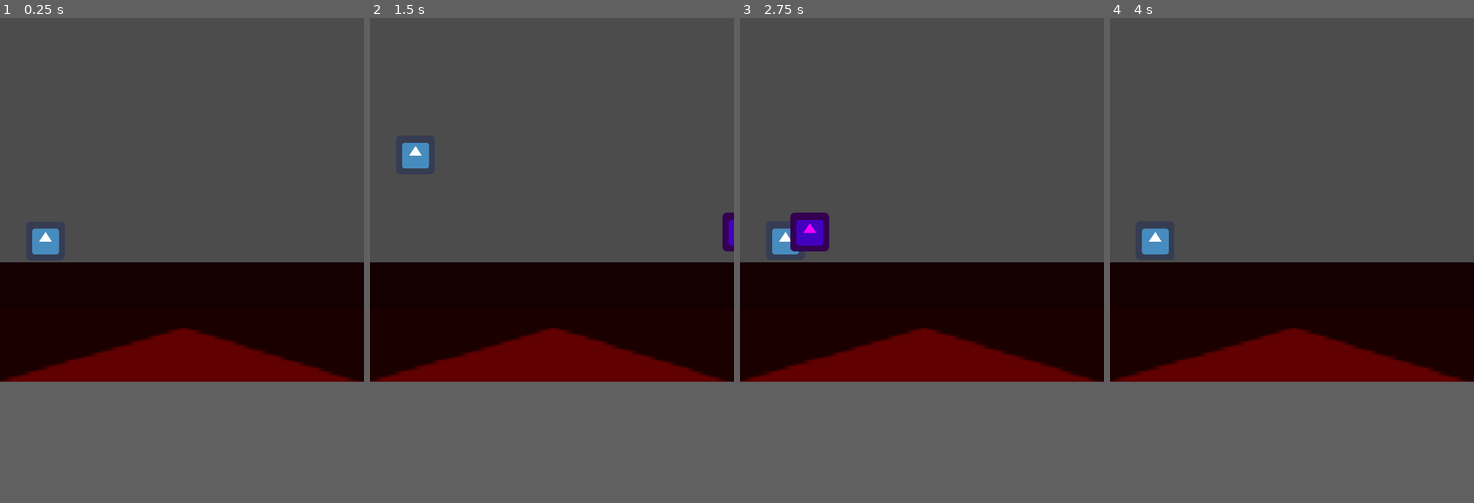
Above: before the commit, frames 1-4 (left to right).
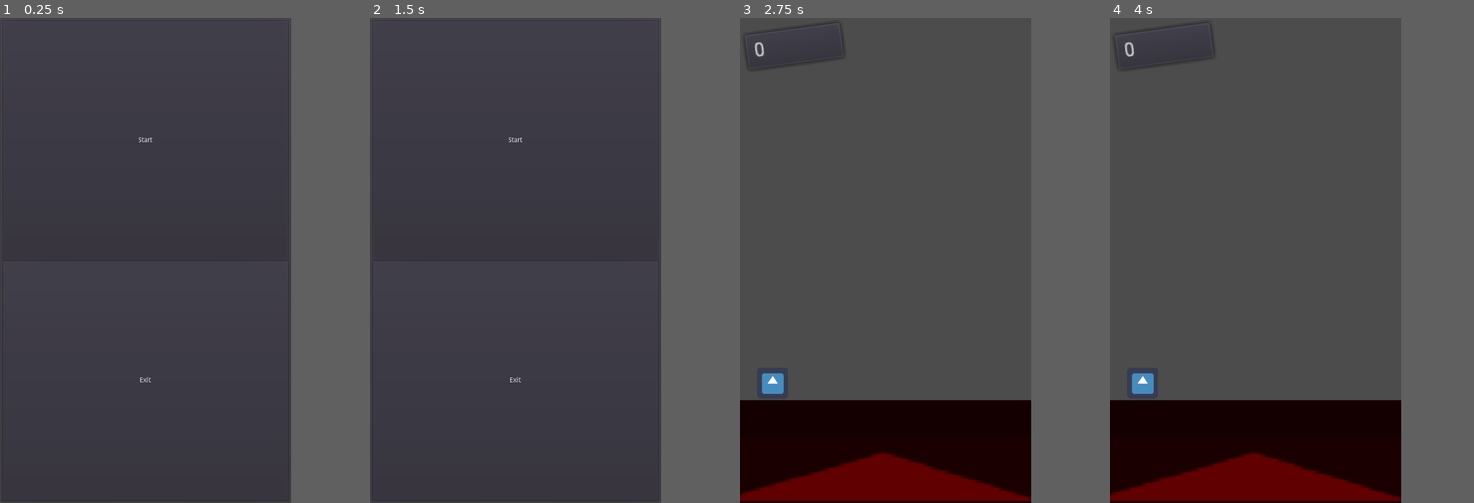
Above: after the commit, the same moments.

Repository: Dudex11a/JumpGame
Game: Godot game, scene res://Object/UI/MainMenu.tscn
Same seed, same stepped clock (60 frames per second), same inputs: the game is played once before the commit and once after it. Before the commit the project starts from res://Main.tscn. The engine's default icon, where the game draws it, is replaced by a stand-in: a white triangle on a blue panel in a dark square.
Inputs (mouse positions are in pixels of both pictures, inside the frame that each line leads up to):
- Up to frame 1 (0.25 s): no input
- Up to frame 2 (1.5 s): click (552, 110) at 0.5 s, where only the run after the commit has a clickable "Start"; tap Enter at 1.25 s; hold Space (jump) from 1.28 s (still down); tap Backspace (return, bound only after the commit) at 1.35 s
- Up to frame 3 (2.75 s): release Space (jump) at 2 s; click (922, 110) at 2 s, where only the run after the commit has a clickable "Start"
- Up to frame 4 (4 s): tap Space (jump) at 2.85, 3.02, 3.32 s; tap Backspace (return, bound only after the commit) at 3.05 s; click (1292, 110) at 3.5 s, where only the run after the commit has a clickable "Start"
In our replay, the window is 600x600 before the commit and 480x800 after it. These sizes can differ from the game's own. Grey fills any space a smaller window leaves; there, only what the larger window draws over its background counts as a difference.

The runs differ from the first frame. In frame 1, 25% of the frame differs, in the area x 0-100%, y 0-76%; in frame 2, 26%; in frame 3, 33%, in the area x 0-100%, y 1-100%; in frame 4, 33%.

Commit message:
Base game
Added logic for the game, it works on a basic level now.

Diff:
--- a/Main.tscn
+++ /dev/null
@@ -1,27 +0,0 @@
-[gd_scene load_steps=5 format=2]
-
-[ext_resource path="res://Object/Player/Player.tscn" type="PackedScene" id=1]
-[ext_resource path="res://Object/Collision/Collision.tscn" type="PackedScene" id=2]
-[ext_resource path="res://icon.png" type="Texture" id=3]
-[ext_resource path="res://Object/Enemy/Enemy.tscn" type="PackedScene" id=4]
-
-[node name="Main" type="Node2D"]
-
-[node name="Collision" parent="." instance=ExtResource( 2 )]
-position = Vector2( 300, 600 )
-
-[node name="Sprite" type="Sprite" parent="Collision"]
-modulate = Color( 0.376471, 0, 0, 1 )
-position = Vector2( -4.94977, 1.41422 )
-scale = Vector2( 15.573, 3.09922 )
-texture = ExtResource( 3 )
-
-[node name="Player" parent="." instance=ExtResource( 1 )]
-position = Vector2( 74.9142, 350.696 )
-
-[node name="Camera2D" type="Camera2D" parent="."]
-anchor_mode = 0
-current = true
-
-[node name="Enemy" parent="Camera2D" instance=ExtResource( 4 )]
-position = Vector2( 1238.05, 353.014 )
--- a/Object/Enemy/Enemy.gd
+++ b/Object/Enemy/Enemy.gd
@@ -1,4 +1,11 @@
 extends KinematicBody2D
+func get_class(): return "Enemy"
 
-func _process(delta):
-	move_and_slide(Vector2(-5 * delta * G.delta_factor, 0), Vector2.UP)
+func _physics_process(delta):
+	var collision := move_and_collide(Vector2(-5 * delta * G.delta_factor, 0))
+	if collision:
+		if collision.collider.get_class() == "Player":
+			get_tree().call_group("PlayerCollision", "player_collision", self)
+
+func player_collision(collider):
+	queue_free()
--- a/Object/Enemy/Enemy.tscn
+++ b/Object/Enemy/Enemy.tscn
@@ -7,7 +7,9 @@
 radius = 15.0
 height = 15.0
 
-[node name="Enemy" type="KinematicBody2D"]
+[node name="Enemy" type="KinematicBody2D" groups=[
+"PlayerCollision",
+]]
 script = ExtResource( 2 )
 
 [node name="CollisionShape2D" type="CollisionShape2D" parent="."]
--- /dev/null
+++ b/Object/EnemySpawn.gd
@@ -0,0 +1,27 @@
+extends Position2D
+
+onready var end_pos := $EndPos
+onready var timer := $Timer
+
+var active := true
+
+func enemy_object() -> KinematicBody2D:
+	var enemy_resource := load("res://Object/Enemy/Enemy.tscn")
+	return enemy_resource.instance()
+
+func spawn_enemy():
+	var spawn_point := global_position + Vector2(
+		G.rng.randi_range(0, end_pos.position.x),
+		G.rng.randi_range(0, end_pos.position.y)
+	)
+	var enemy = enemy_object()
+	enemy.position = spawn_point
+	get_parent().add_child(enemy)
+
+func _on_Timer_timeout():
+	if active:
+		spawn_enemy()
+		timer.start()
+
+func player_collision(collider):
+	active = false
--- a/Object/General.gd
+++ b/Object/General.gd
@@ -1,3 +1,20 @@
 extends Node
 
-const delta_factor := 5000
+const delta_factor := 50
+var rng := RandomNumberGenerator.new()
+
+func change_scene(scene_path: String):
+	# Delete all children that aren't node
+	for child in get_viewport().get_children():
+		if child.get_class() != "Node":
+			child.queue_free()
+	# Add scene given
+	var scene_resource := load(scene_path)
+	var scene = scene_resource.instance()
+	get_viewport().add_child(scene)
+
+func start_game():
+	change_scene("res://Object/Main.tscn")
+
+func change_to_main_menu():
+	change_scene("res://Object/UI/MainMenu.tscn")
--- /dev/null
+++ b/Object/Main.gd
@@ -0,0 +1,28 @@
+extends Node2D
+
+onready var player := $Player
+onready var score_label := $UI/PanelContainer/Score
+onready var results := $UI/Results
+
+func lose():
+	G.change_to_main_menu()
+
+func score(score: int):
+	score_label.text = String(score)
+
+func player_collision(collider):
+	results.visible = true
+
+func _PlayerLine_body_exited(body):
+	if body.get_class() == "Enemy":
+		player.score += 1
+
+func _on_DestroyLine_body_exited(body):
+	if body.get_class() == "Enemy":
+		body.queue_free()
+
+func restart():
+	G.start_game()
+
+func goto_mainmenu():
+	G.change_to_main_menu()
--- /dev/null
+++ b/Object/Main.tscn
@@ -0,0 +1,119 @@
+[gd_scene load_steps=7 format=2]
+
+[ext_resource path="res://Object/Collision/Collision.tscn" type="PackedScene" id=2]
+[ext_resource path="res://Object/Player/Player.tscn" type="PackedScene" id=3]
+[ext_resource path="res://icon.png" type="Texture" id=4]
+[ext_resource path="res://Object/Main.gd" type="Script" id=5]
+[ext_resource path="res://Object/EnemySpawn.gd" type="Script" id=6]
+
+[sub_resource type="RectangleShape2D" id=1]
+extents = Vector2( 10, 347.933 )
+
+[node name="Main" type="Node2D" groups=[
+"PlayerCollision",
+"Score",
+]]
+script = ExtResource( 5 )
+
+[node name="Collision" parent="." instance=ExtResource( 2 )]
+position = Vector2( 292.449, 985.101 )
+
+[node name="Sprite" type="Sprite" parent="Collision"]
+modulate = Color( 0.376471, 0, 0, 1 )
+position = Vector2( -4.94977, 1.41422 )
+scale = Vector2( 15.573, 3.09922 )
+texture = ExtResource( 4 )
+
+[node name="Player" parent="." instance=ExtResource( 3 )]
+position = Vector2( 67.3632, 735.797 )
+
+[node name="Camera2D" type="Camera2D" parent="."]
+anchor_mode = 0
+current = true
+
+[node name="DestroyLine" type="Area2D" parent="."]
+position = Vector2( -232.087, 454.592 )
+
+[node name="CollisionShape2D" type="CollisionShape2D" parent="DestroyLine"]
+shape = SubResource( 1 )
+
+[node name="PlayerLine" type="Area2D" parent="."]
+position = Vector2( 67, 454.592 )
+
+[node name="CollisionShape2D" type="CollisionShape2D" parent="PlayerLine"]
+shape = SubResource( 1 )
+
+[node name="EnemySpawn" type="Position2D" parent="." groups=[
+"PlayerCollision",
+]]
+position = Vector2( 964, 56.592 )
+script = ExtResource( 6 )
+
+[node name="EndPos" type="Position2D" parent="EnemySpawn"]
+position = Vector2( 284, 706 )
+
+[node name="Timer" type="Timer" parent="EnemySpawn"]
+wait_time = 0.3
+one_shot = true
+autostart = true
+
+[node name="UI" type="Control" parent="."]
+margin_right = 600.0
+margin_bottom = 1000.0
+__meta__ = {
+"_edit_use_anchors_": false
+}
+
+[node name="Results" type="PanelContainer" parent="UI"]
+visible = false
+self_modulate = Color( 1, 1, 1, 0.388235 )
+anchor_right = 1.0
+anchor_bottom = 1.0
+size_flags_horizontal = 3
+size_flags_vertical = 3
+__meta__ = {
+"_edit_use_anchors_": false
+}
+
+[node name="VBoxContainer" type="VBoxContainer" parent="UI/Results"]
+margin_left = 7.0
+margin_top = 7.0
+margin_right = 593.0
+margin_bottom = 993.0
+alignment = 1
+
+[node name="Restart" type="Button" parent="UI/Results/VBoxContainer"]
+margin_right = 586.0
+margin_bottom = 491.0
+size_flags_vertical = 3
+text = "Restart"
+
+[node name="MainMenu" type="Button" parent="UI/Results/VBoxContainer"]
+margin_top = 495.0
+margin_right = 586.0
+margin_bottom = 986.0
+size_flags_vertical = 3
+text = "Main Menu"
+
+[node name="PanelContainer" type="PanelContainer" parent="UI"]
+margin_left = 2.08093
+margin_top = 30.4863
+margin_right = 72.0809
+margin_bottom = 58.4863
+rect_rotation = -7.7
+rect_scale = Vector2( 3, 3 )
+__meta__ = {
+"_edit_use_anchors_": false
+}
+
+[node name="Score" type="Label" parent="UI/PanelContainer"]
+margin_left = 7.0
+margin_top = 7.0
+margin_right = 63.0
+margin_bottom = 21.0
+text = "0"
+[connection signal="body_exited" from="DestroyLine" to="." method="_on_DestroyLine_body_exited"]
+[connection signal="body_exited" from="PlayerLine" to="." method="_PlayerLine_body_exited"]
+[connection signal="timeout" from="EnemySpawn/Timer" to="EnemySpawn" method="_on_Timer_timeout"]
+[connection signal="pressed" from="UI/Results/VBoxContainer/Restart" to="." method="restart"]
+[connection signal="pressed" from="UI/Results/VBoxContainer/MainMenu" to="." method="goto_mainmenu"]
--- a/Object/Player/Player.gd
+++ b/Object/Player/Player.gd
@@ -1,16 +1,26 @@
 extends KinematicBody2D
+func get_class(): return "Player"
 
 export var base_gravity = 1
 var gravity = base_gravity
-
 var velocity := Vector2()
 
-func _process(delta):
+var score := 0 setget set_score
 
-	velocity.y += gravity
+func _physics_process(delta):
+
+	velocity.y += gravity * 50
 
 	move_and_slide(velocity * delta * G.delta_factor, Vector2.UP)
 
 func _input(event):
 	if event.is_action_pressed("jump") and is_on_floor():
-		velocity.y = -15
+		velocity.y = -1500
+	if event.is_action_released("jump") and velocity.y < 0:
+		velocity.y /= 10
+	if event.is_action_released("return"):
+		G.change_to_main_menu()
+
+func set_score(new_score: int):
+	score = new_score
+	get_tree().call_group("Score", "score", score)
--- a/Object/Player/Player.tscn
+++ b/Object/Player/Player.tscn
@@ -7,7 +7,9 @@
 radius = 25.0
 height = 15.0
 
-[node name="Player" type="KinematicBody2D"]
+[node name="Player" type="KinematicBody2D" groups=[
+"Player",
+]]
 script = ExtResource( 2 )
 
 [node name="Sprite" type="Sprite" parent="."]
--- /dev/null
+++ b/Object/UI/MainMenu.gd
@@ -0,0 +1,7 @@
+extends PanelContainer
+
+func start():
+	G.start_game()
+
+func exit():
+	get_tree().quit()
--- /dev/null
+++ b/Object/UI/MainMenu.tscn
@@ -0,0 +1,37 @@
+[gd_scene load_steps=2 format=2]
+
+[ext_resource path="res://Object/UI/MainMenu.gd" type="Script" id=1]
+
+[node name="MainMenu" type="PanelContainer"]
+anchor_right = 1.0
+anchor_bottom = 1.0
+script = ExtResource( 1 )
+__meta__ = {
+"_edit_use_anchors_": false
+}
+
+[node name="VBoxContainer" type="VBoxContainer" parent="."]
+margin_left = 7.0
+margin_top = 7.0
+margin_right = 593.0
+margin_bottom = 993.0
+
+[node name="Start" type="Button" parent="VBoxContainer"]
+margin_right = 586.0
+margin_bottom = 491.0
+size_flags_horizontal = 3
+size_flags_vertical = 3
+text = "Start"
+
+[node name="Exit" type="Button" parent="VBoxContainer"]
+margin_top = 495.0
+margin_right = 586.0
+margin_bottom = 986.0
+size_flags_horizontal = 3
+size_flags_vertical = 3
+text = "Exit"
+__meta__ = {
+"_edit_use_anchors_": false
+}
+[connection signal="pressed" from="VBoxContainer/Start" to="." method="start"]
+[connection signal="pressed" from="VBoxContainer/Exit" to="." method="exit"]
--- a/project.godot
+++ b/project.godot
@@ -16,7 +16,7 @@
 [application]
 
 config/name="Jump Game"
-run/main_scene="res://Main.tscn"
+run/main_scene="res://Object/UI/MainMenu.tscn"
 config/icon="res://icon.png"
 
 [autoload]
@@ -26,13 +26,22 @@
 [display]
 
 window/size/width=600
+window/size/height=1000
 window/handheld/orientation="portrait"
+window/stretch/mode="viewport"
+window/stretch/aspect="keep"
 
 [input]
 
 jump={
 "deadzone": 0.5,
 "events": [ Object(InputEventKey,"resource_local_to_scene":false,"resource_name":"","device":0,"alt":false,"shift":false,"control":false,"meta":false,"command":false,"pressed":false,"scancode":32,"unicode":0,"echo":false,"script":null)
+, Object(InputEventMouseButton,"resource_local_to_scene":false,"resource_name":"","device":-1,"alt":false,"shift":false,"control":false,"meta":false,"command":false,"button_mask":0,"position":Vector2( 0, 0 ),"global_position":Vector2( 0, 0 ),"factor":1.0,"button_index":1,"pressed":false,"doubleclick":false,"script":null)
+ ]
+}
+return={
+"deadzone": 0.5,
+"events": [ Object(InputEventKey,"resource_local_to_scene":false,"resource_name":"","device":0,"alt":false,"shift":false,"control":false,"meta":false,"command":false,"pressed":false,"scancode":16777220,"unicode":0,"echo":false,"script":null)
  ]
 }
 
Not shown, added: export_presets.cfg
